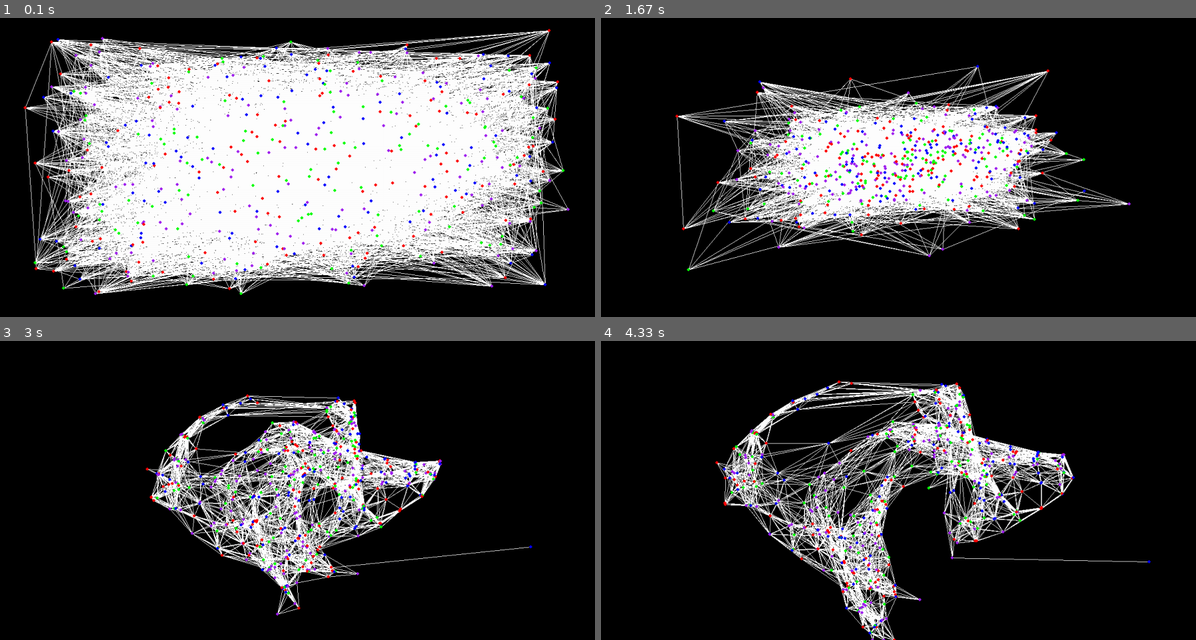
Above: before the commit, frames 1-4 (two rows, left to right).
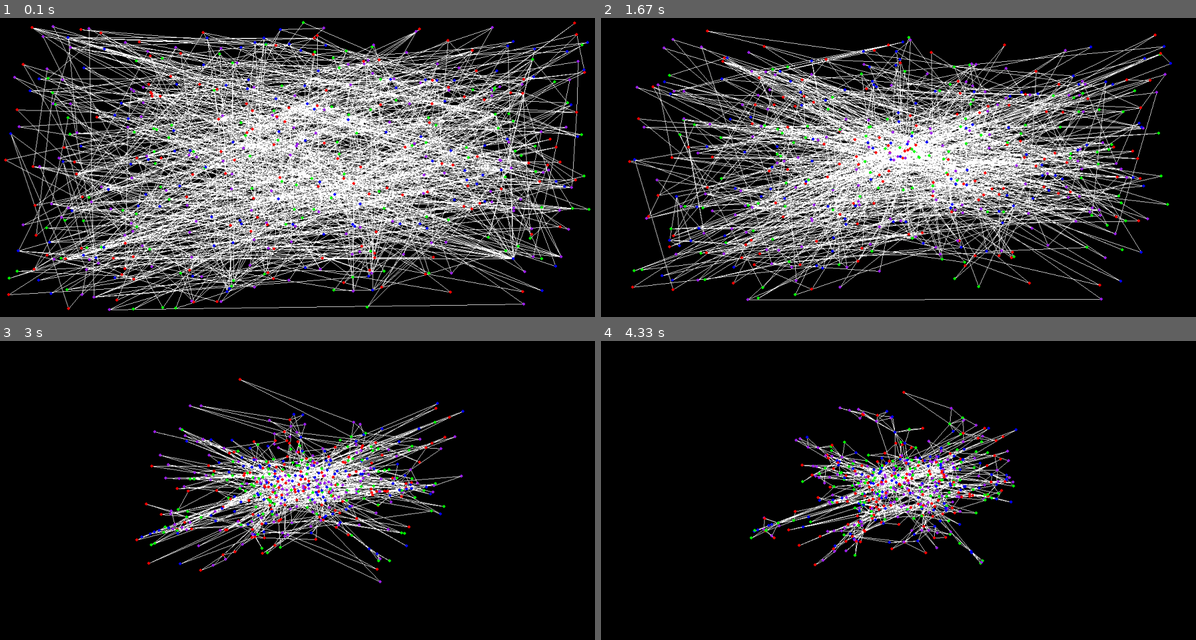
Above: after the commit, the same moments.

Repository: stormKx18/cic_algoritmos_proyecto5_Christian_Jaime
Game: pygame game, started from src/ejemplos_pygame.py
Same seed, same stepped clock (60 frames per second), same inputs: the game is played once before the commit and once after it.
Inputs:
- Up to frame 1 (0.1 s): no input
- Up to frame 2 (1.67 s): tap Space at 0.33 s
- Up to frame 3 (3 s): tap Space at 1.67 s
- Up to frame 4 (4.33 s): tap Space every 0.33 s from 3 to 4 s

The runs differ from the first frame. In frame 1, 57% of the frame differs, in the area x 0-100%, y 0-98%; in frame 2, 35%; in frame 3, 17%; in frame 4, 20%.

Commit message:
final commit

Diff:
--- a/src/Grafo.py
+++ b/src/Grafo.py
@@ -16,10 +16,11 @@
 PURPLE = (116,1,113)
 FPS = 60
 CIRCLE_RADIUS=3
-c1=2
-c2=1
-c3=1
-c4=0.1
+c1=1.9 #2
+c2=0.01 #1
+c3=0.33 #1
+c4=0.1 #0.1
+MIN_DIST=30
 #******************************************************************************
 #Clase Grafo
 class Grafo:
@@ -460,7 +461,7 @@
                 if value2.id in vecinos:
                     #Attraction force - Adjacent nodes
                     d=math.sqrt((value2.coordenadas[0]-value.coordenadas[0])**2+(value2.coordenadas[1]-value.coordenadas[1])**2)
-                    if d<50: #30
+                    if d<MIN_DIST: #30
                         continue
 
                     force= c1*math.log(d/c2)
@@ -483,13 +484,13 @@
             value.coordenadas[0]+=c4*fx
             value.coordenadas[1]+=c4*fy
 
-
+            '''
             #Limit X and Y coordinates
             value.coordenadas[0]=max(value.coordenadas[0],0)
             value.coordenadas[1]=max(value.coordenadas[1],0)
             value.coordenadas[0]=min(value.coordenadas[0],sizeX)
             value.coordenadas[1]=min(value.coordenadas[1],sizeY)
-
+            '''
 
 
 
--- a/src/ejemplos_pygame.py
+++ b/src/ejemplos_pygame.py
@@ -18,10 +18,11 @@
 gfGeografico.display()
 gfGeografico.playSpringAnimation("grafoGeografico 100 nodos")
 '''
-
+'''
 gfGeografico = grafoGeografico(n=500, r=0.12, dirigido=False, auto=False)
 gfGeografico.display()
 gfGeografico.playSpringAnimation("grafoGeografico 500 nodos")
+'''
 
 '''
 #gfMalla - 100 nodos
@@ -40,6 +41,12 @@
 gfMalla.playSpringAnimation("grafo Malla 289 nodos")
 '''
 '''
+gfMalla = grafoMalla(23,22,dirigido=False) #23 22
+gfMalla.display()
+gfMalla.playSpringAnimation("grafo Malla 506 nodos")
+'''
+
+'''
 #gfErdosReny - 100 nodos
 gfErdosReny = grafoErdosRenyi(n=100, m=100, dirigido=False, auto=False)
 gfErdosReny.display()
@@ -47,9 +54,9 @@
 '''
 '''
 #gfErdosReny - 500 nodos
-gfErdosReny = grafoErdosRenyi(n=400, m=200, dirigido=False, auto=False)
+gfErdosReny = grafoErdosRenyi(n=500, m=500, dirigido=False, auto=False)
 gfErdosReny.display()
-gfErdosReny.playSpringAnimation("grafo Erdos Renyi 400 nodos")
+gfErdosReny.playSpringAnimation("grafo Erdos Renyi 500 nodos")
 '''
 
 '''
@@ -72,9 +79,25 @@
 gfBarabasiAlbert.playSpringAnimation("grafo Barabási-Albert 100 nodos")
 '''
 '''
+gfBarabasiAlbert = grafoBarabasiAlbert(n=500, d=3, dirigido=False, auto=False)
+gfBarabasiAlbert.display()
+gfBarabasiAlbert.playSpringAnimation("grafo Barabási-Albert 500 nodos")
+'''
+'''
+gfBarabasiAlbert = grafoBarabasiAlbert(n=500, d=3, dirigido=False, auto=False)
+gfBarabasiAlbert.display()
+gfBarabasiAlbert.playSpringAnimation("grafo Barabási-Albert 500 nodos")
+'''
+
+'''
 #grafoBarabasiAlbert - 100 nodos
 gfDorogovtsevMendes = grafoDorogovtsevMendes(100,dirigido=False)
 gfDorogovtsevMendes.display()
 gfDorogovtsevMendes.playSpringAnimation("grafo Dorogovtsev-Mendes 100 nodos")
 '''
+
+#grafoBarabasiAlbert - 500 nodos
+gfDorogovtsevMendes = grafoDorogovtsevMendes(500,dirigido=False)
+gfDorogovtsevMendes.display()
+gfDorogovtsevMendes.playSpringAnimation("grafo Dorogovtsev-Mendes 500 nodos")
 #******************************************************************************
Not shown, changed: README.md
Binary file added: img/DOROGVTSEV_500.PNG
